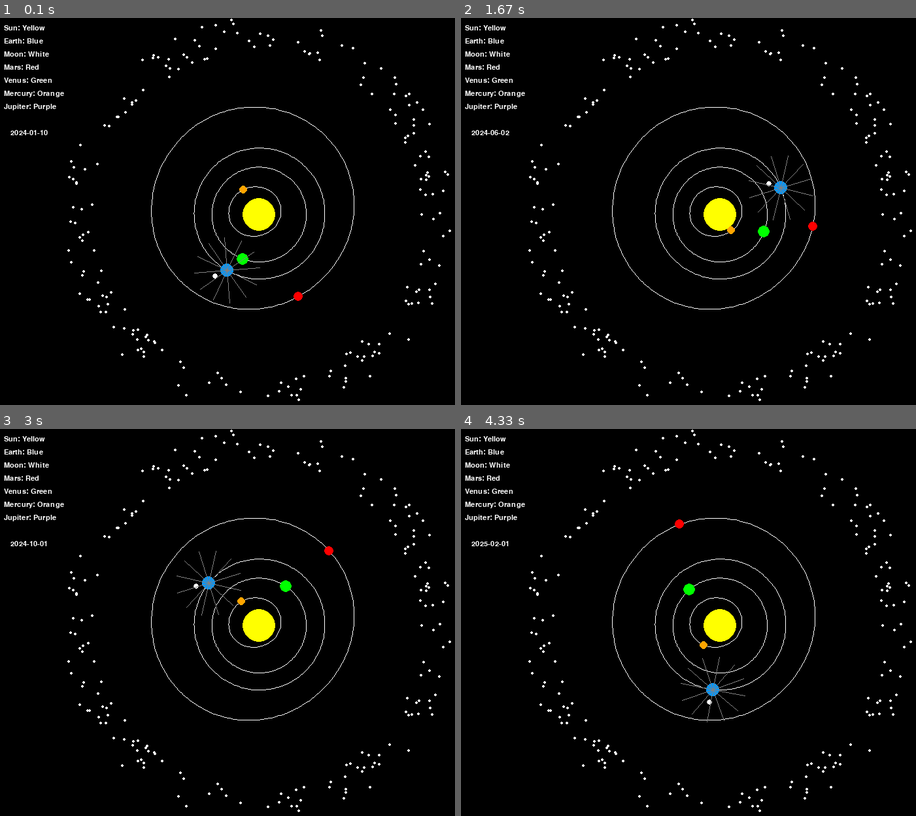
Above: before the commit, frames 1-4 (two rows, left to right).
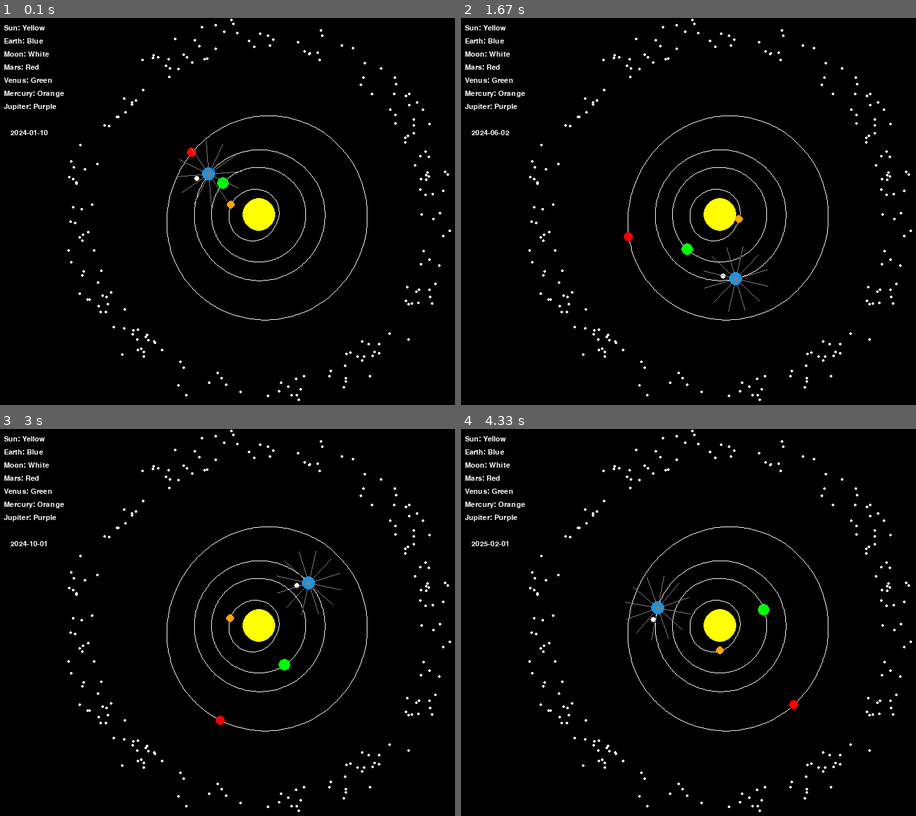
Above: after the commit, the same moments.

Repository: LBassett21/ReplicateAntikythera
Game: pygame game, started from ReplicateAntikythera/ReplicateAntikythera.py
Two runs of this game, one before a commit and one after it. Both use one fixed random seed, a clock stepped at 60 frames per second and the inputs below.
Inputs:
- Up to frame 1 (0.1 s): no input
- Up to frame 2 (1.67 s): no input
- Up to frame 3 (3 s): no input
- Up to frame 4 (4.33 s): no input

The runs differ from the first frame. In frame 1, 1.5% of the frame differs, in the area x 33-81%, y 23-79%; in frame 2, 1.5%; in frame 3, 1.5%; in frame 4, 1.5%.

Commit message:
Implemented the align function and the ToT function

Diff:
--- a/ReplicateAntikythera/GUI.py
+++ b/ReplicateAntikythera/GUI.py
@@ -8,6 +8,10 @@
 import time
 
 orbit_traces = {}
+
+def align_planets(t, direction, planets):
+    for p in planets:
+        p.align(t, direction)
 
 def scale(d):
     return (1/600-1/30)*d + 1
@@ -177,7 +181,11 @@
 
 sim_time = 0
 curr_time = time.time()
+
+align_planets(sim_time, [-1, 1, 0], list(planets.values()))
+
 while running:
+
     prev_time = curr_time
     curr_time = time.time()
     dt = curr_time - prev_time
@@ -242,6 +250,7 @@
 
     #Draw the moon
     #pygame.draw.circle(screen, WHITE, (int(moon_x), int (moon_y)), moon_radius)
+
 
     # Draw the planets
     drawOrbit(planets["Mercury"], screen)
--- a/ReplicateAntikythera/ReplicateAntikythera.py
+++ b/ReplicateAntikythera/ReplicateAntikythera.py
@@ -2,6 +2,7 @@
 from OrbitalDynamics import *
 from scipy.spatial.transform import Rotation
 from datetime import timedelta
+from math import *
 
 import GUI
 from Database import Database
@@ -10,6 +11,8 @@
 primary: the satellite or planet around which the satellite orbits
 '''
 class Satellite:
+    f_offset = 0
+
     def __init__(self, orbit, primary):
         self.orbit = orbit
         self.primary = primary
@@ -18,22 +21,43 @@
     Given sim time (t), compute the position of the satellite.
     The position has the form of a 3d vector (X, Y, Z) with units in AU with reference to the Sun (0, 0, 0).
     '''
-    def getPos(self, t):
+    def getPos(self, t=None, f=None):
         orbit = self.orbit
         primary = self.primary
 
-        f = orbit.tToF(t)
-        r = orbit.getDistance(t)
+        if(f==None):
+            f = orbit.tToF(t) + self.f_offset
+            r = orbit.getDistance(t)
+        else:
+            t = orbit.fToT(f + self.f_offset)
+            r = orbit.getDistance(t)
 
         pos = [r, 0, 0]
 
-        rot = Rotation.from_euler('ZXZ', [-orbit.La, orbit.i, orbit.w + math.degrees(f)], degrees = True)
+        rot = Rotation.from_euler('ZXZ', [-orbit.La, orbit.i, orbit.La + orbit.w + math.degrees(f)], degrees = True)
         pos = rot.apply(pos)
 
         if (primary != None):
             pos += primary.getPos(t)
 
         return pos
+
+    def align(self, t, direction):
+        """
+        t: the current time (sim time)
+
+        direction: the vector towards the desired position
+
+        f1: the current true anomaly
+        f2: the desired true anomaly
+
+        f_offset: f2 - f1
+        """
+
+        f1 = self.orbit.tToF(t)
+        f2 = atan2(-direction[1], direction[0]) - radians(self.orbit.w)
+
+        self.f_offset = f2 - f1
 
     def getPrimaryPos(self, t):
         if self.primary == None:
Binary file changed: ReplicateAntikythera/antikythera_database.db
